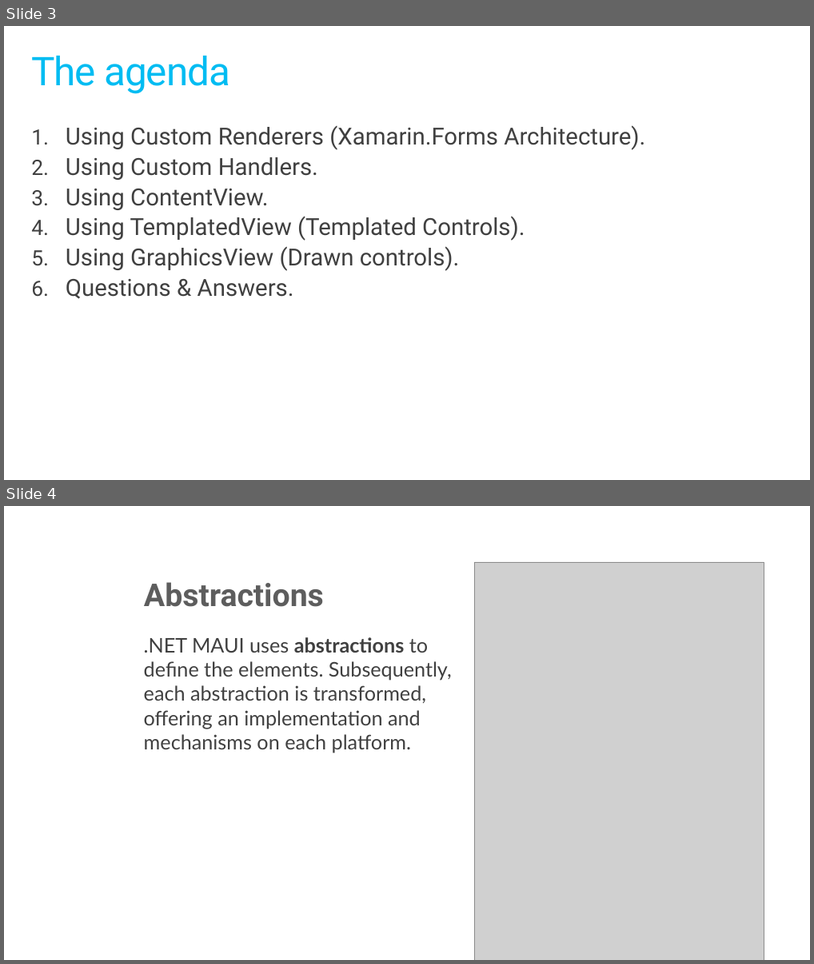
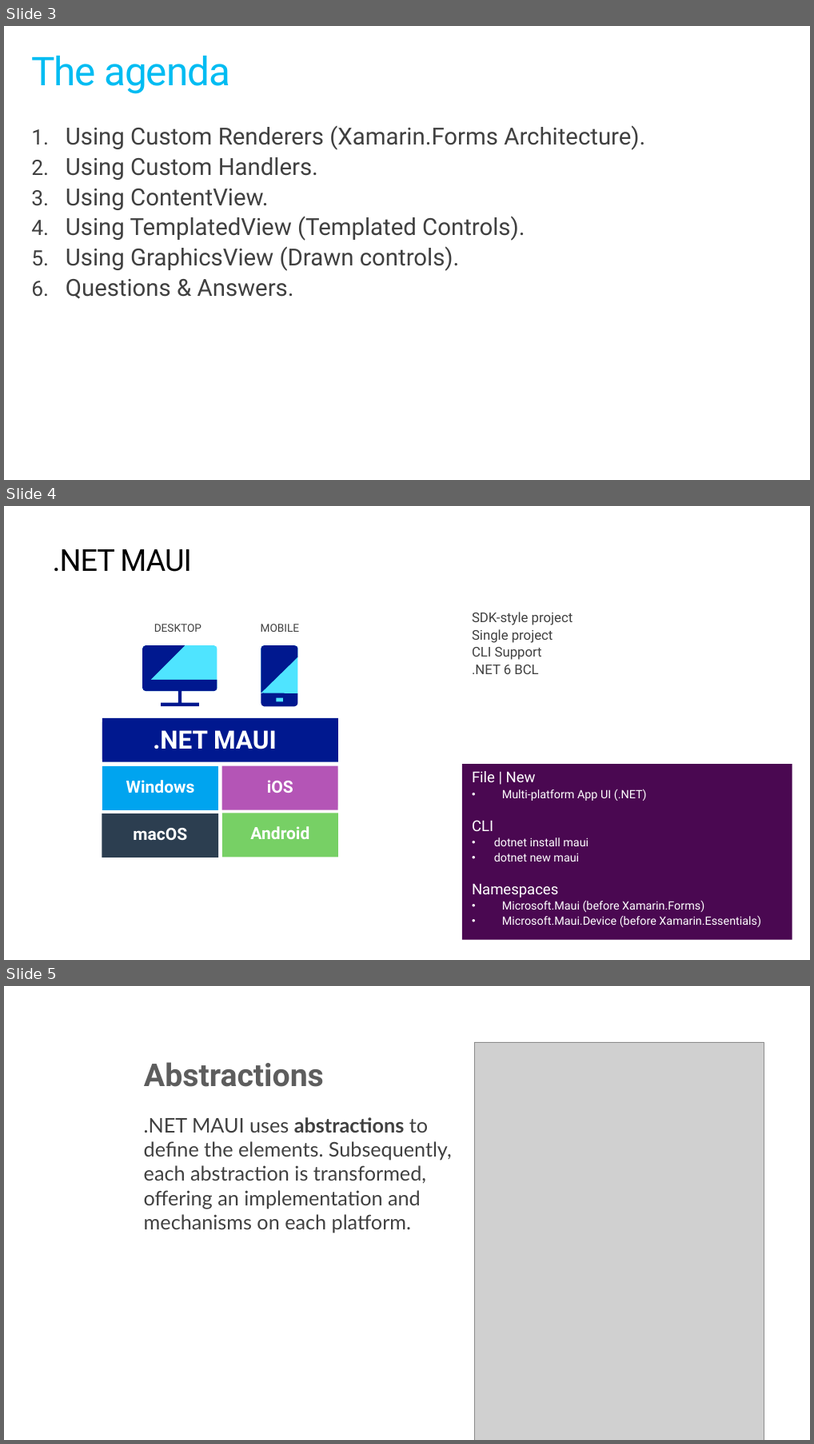
Before and after one commit to jsuarezruiz/ways-create-netmaui-controls, a slide deck: ways-create-netmaui-controls.pptx. Shown one above the other, each under a label of ours: slides 3 and 4 before the commit, slides 3, 4 and 5 after it. The pictures are 814x964 and 814x1444 pixels, drawn with LibreOffice and Linux fonts; fonts in the diff are those of the drawing; grey boxes stand for pictures. Boxes give left, top, right and bottom in pixels: in the first picture for what was removed or moved away, otherwise in the second. Text is boxed around its words. In the diff, an @@ line names an element or a change of style, - is before the commit and + after.

```diff
--- a/ways-create-netmaui-controls.pptx
+++ b/ways-create-netmaui-controls.pptx
@@ slide 4 added at (4, 506, 810, 960), background #FFFFFF @@
@@ title added at (53, 549, 191, 572), 36 pt, text #000000 @@
+.NET MAUI
@@ text added at (472, 612, 574, 674), 16 pt, text #404040 @@
+SDK-style project
+Single project
+CLI Support
+.NET 6 BCL
@@ group added at (142, 624, 300, 706): 6 freeform shapes, 2 texts, 1 rectangle @@
+DESKTOP
+MOBILE
@@ rectangle added at (102, 718, 338, 762), fill #00188F @@
@@ rectangle added at (102, 722, 335, 760), fill #00188F at 10% opacity, 30 pt, text #FFFFFF, bold @@
+.NET MAUI
@@ rectangle added at (102, 766, 218, 810), fill #00A4EF @@
@@ rectangle added at (103, 768, 218, 806), fill #00A4EF, 20 pt, text #FFFFFF, bold @@
+Windows
@@ rectangle added at (222, 766, 338, 810), fill #B455B6 @@
@@ rectangle added at (223, 768, 338, 806), fill #B455B6, 20 pt, text #FFFFFF, bold @@
+iOS
@@ rectangle added at (462, 764, 793, 939), fill #4A0851, 13.7 pt, text #FFFFFF @@
+File | New
+• Multi-platform App UI (.NET)
+CLI
+• dotnet install maui
+• dotnet new maui
+Namespaces
+• Microsoft.Maui (before Xamarin.Forms)
+• Microsoft.Maui.Device (before Xamarin.Essentials)
@@ rectangle added at (102, 813, 218, 857), fill #2C3E50 @@
@@ rectangle added at (102, 816, 218, 854), fill #2C3E50, 20 pt, text #FFFFFF, bold @@
+macOS
@@ rectangle added at (222, 812, 338, 857), fill #77D065 @@
@@ rectangle added at (223, 816, 338, 853), fill #77D065, 20 pt, text #FFFFFF, bold @@
+Android
@@ what was slide 4 is now slide 5 @@
```
Also in this commit, not shown: 8 slides changed, 2 other slides added.
